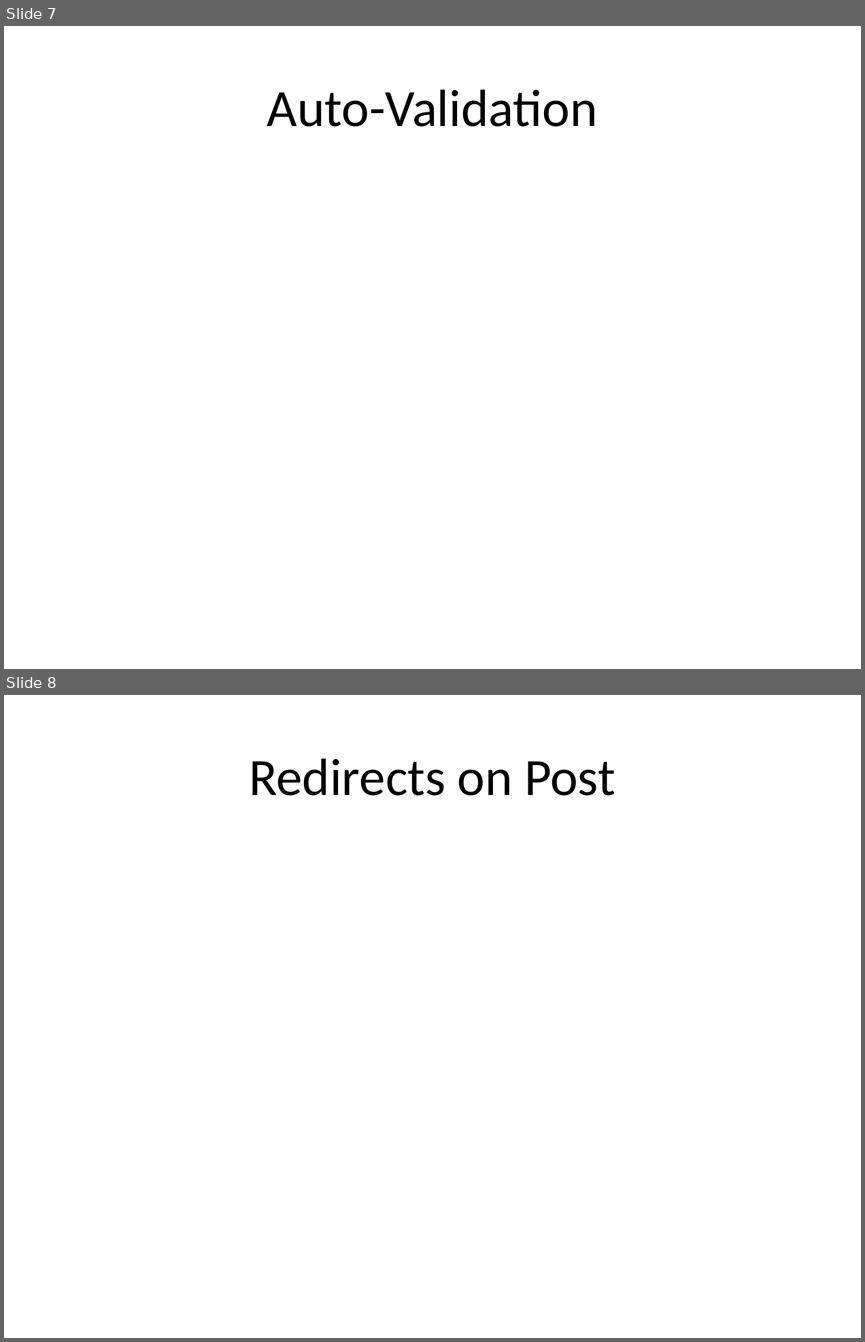
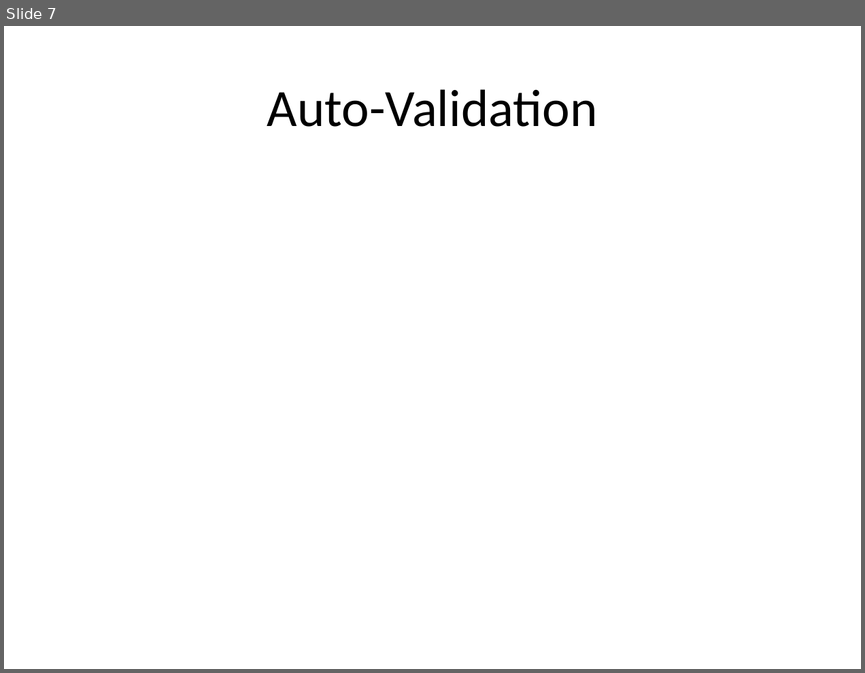
Before and after one commit to Gilligan128/Presentations, a slide deck: Mvc5TipsAndTricks/MVC Tips and Tricks.pptx. Shown one above the other, each under a label of ours: slides 7 and 8 before the commit, slide 7 after it. The pictures are 865x1342 and 865x673 pixels, drawn with LibreOffice and Linux fonts; fonts in the diff are those of the drawing. Boxes give left, top, right and bottom in pixels: in the first picture for what was removed or moved away, otherwise in the second. Text is boxed around its words. In the diff, an @@ line names an element or a change of style, - is before the commit and + after.

```diff
--- a/Mvc5TipsAndTricks/MVC Tips and Tricks.pptx
+++ b/Mvc5TipsAndTricks/MVC Tips and Tricks.pptx
@@ slide 8 removed at (4,695,861,1338), background #FFFFFF @@
@@ title removed at (249,758,615,796) @@
-Redirects on Post
```
Also in this commit, not shown: 2 slides added, 2 other files.
